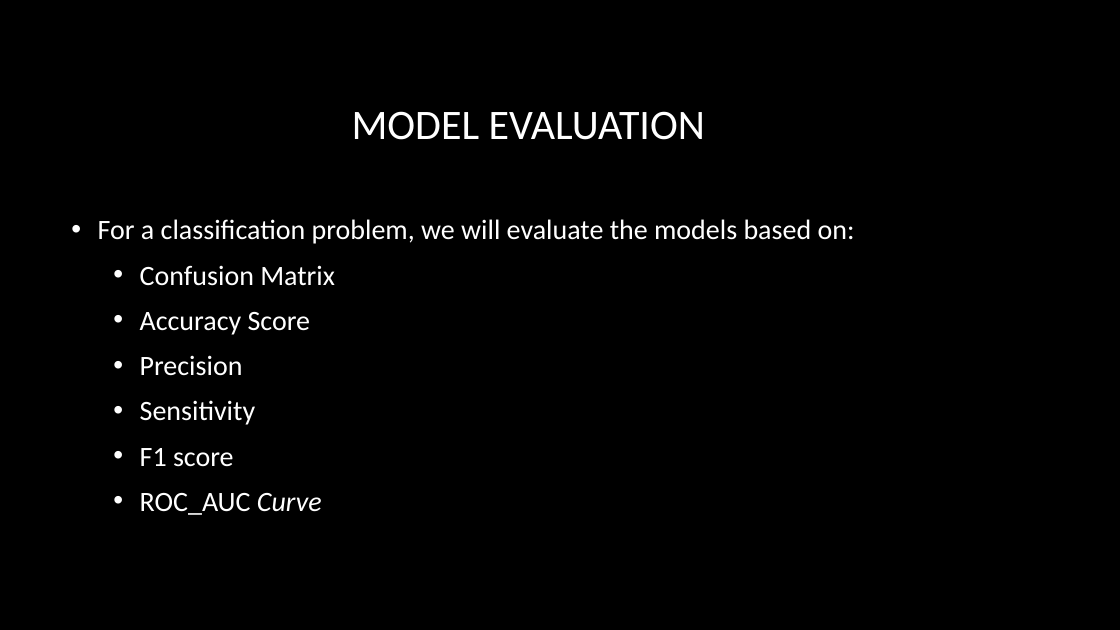
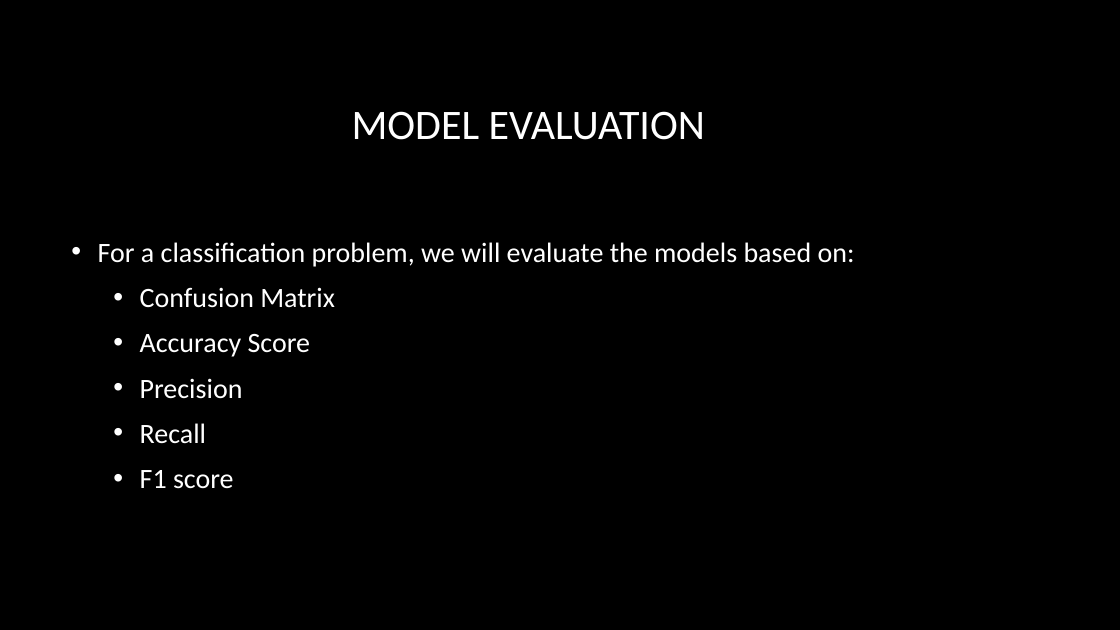
Before and after one commit to rajgupta-github/MachineLearning-with-Python, a slide deck: slide 12 of projects/PrudentialInsurancePrediction/MLFoundation Project - Insurance risk prediction.pptx (slide 9 before the commit). Drawn at 1120x630 pixels with LibreOffice and Linux fonts; fonts in the diff are those of the drawing; background and template pictures are left out. Boxes give left, top, right and bottom in pixels: in the first picture for what was removed or moved away, otherwise in the second. Text is boxed around its words. In the diff, an @@ line names an element or a change of style, - is before the commit and + after.

```diff
--- a/projects/PrudentialInsurancePrediction/MLFoundation Project - Insurance risk prediction.pptx
+++ b/projects/PrudentialInsurancePrediction/MLFoundation Project - Insurance risk prediction.pptx
@@ text at [140, 423, 206, 444]: text changed @@
-  • Sensitivity
+  • Recall
@@ text at [140, 493, 322, 515]: paragraph removed @@
-  • ROC_AUC Curve
```
Also in this commit, not shown: 4 other slides changed, 7 slides added, 5 other files.
